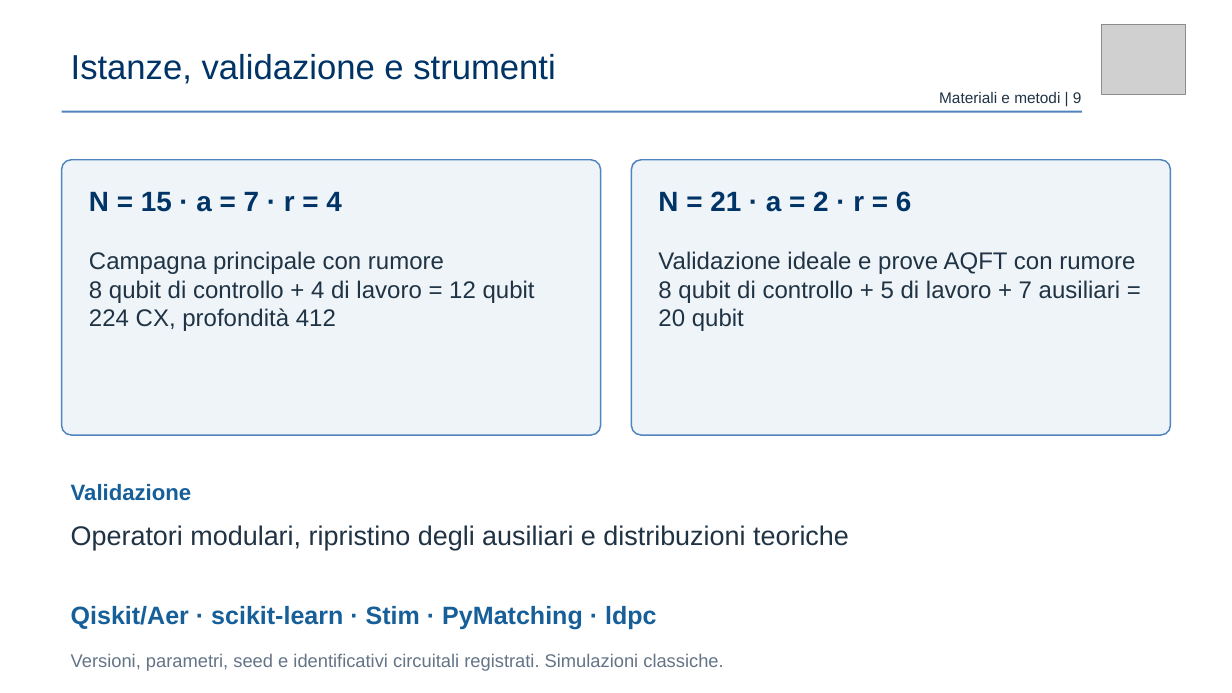
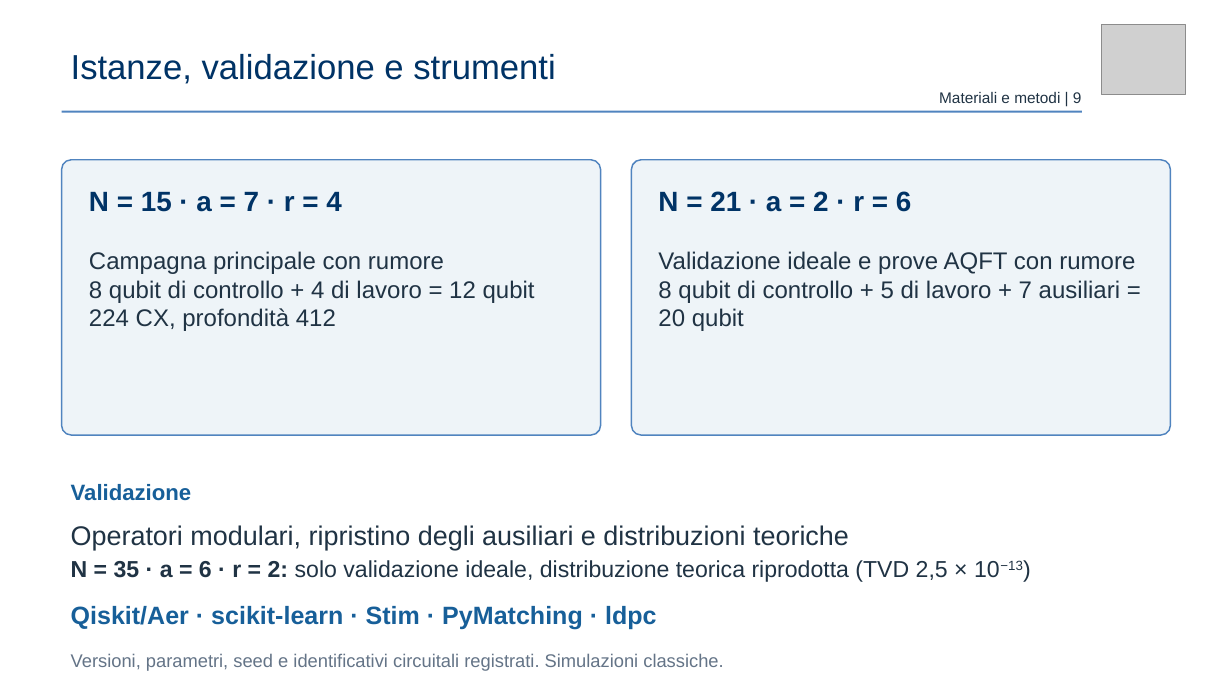
Before and after one commit to claudio-dragotta/shor-nisq-qec-thesis, a slide deck: slide 9 of presentazione/Dragotta Claudio - VERSIONE AGGIORNATA.pptx. Drawn at 1232x693 pixels with LibreOffice and Linux fonts; fonts in the diff are those of the drawing; grey boxes stand for pictures. Boxes give left, top, right and bottom in pixels: in the first picture for what was removed or moved away, otherwise in the second. Text is boxed around its words. In the diff, an @@ line names an element or a change of style, - is before the commit and + after.

```diff
--- a/presentazione/Dragotta Claudio - VERSIONE AGGIORNATA.pptx
+++ b/presentazione/Dragotta Claudio - VERSIONE AGGIORNATA.pptx
@@ text at [71,560,1023,582]: paragraph added @@
+N = 35 · a = 6 · r = 2: solo validazione ideale, distribuzione teorica riprodotta (TVD 2,5 × 10−13)
```
Also in this commit, not shown: 1 other slide changed, 15 other files.
